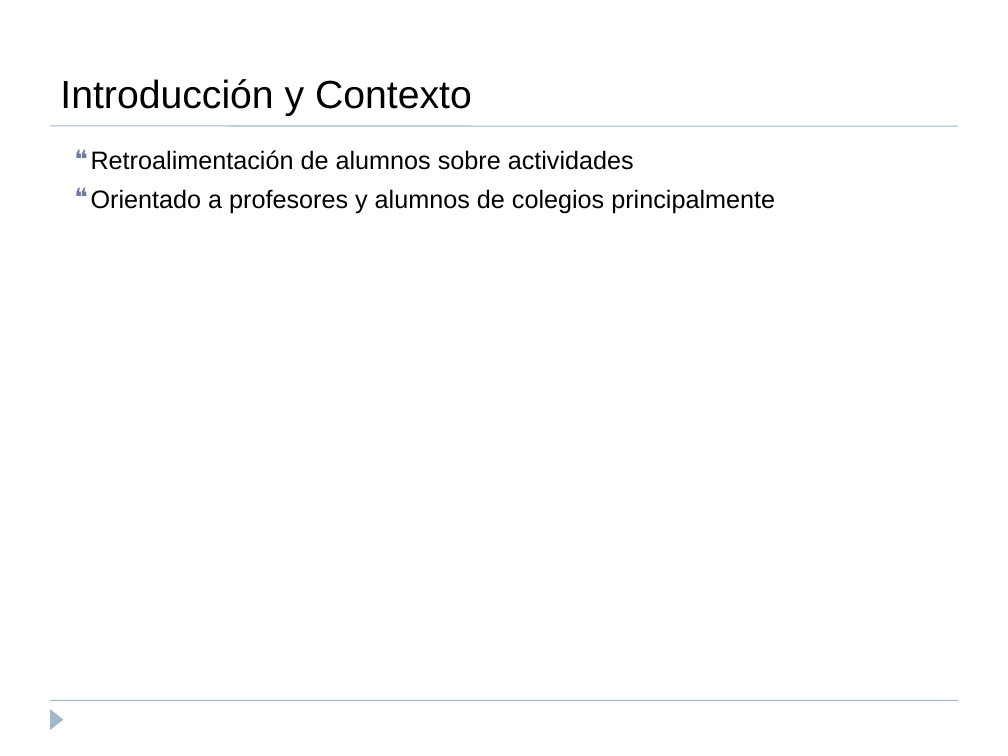
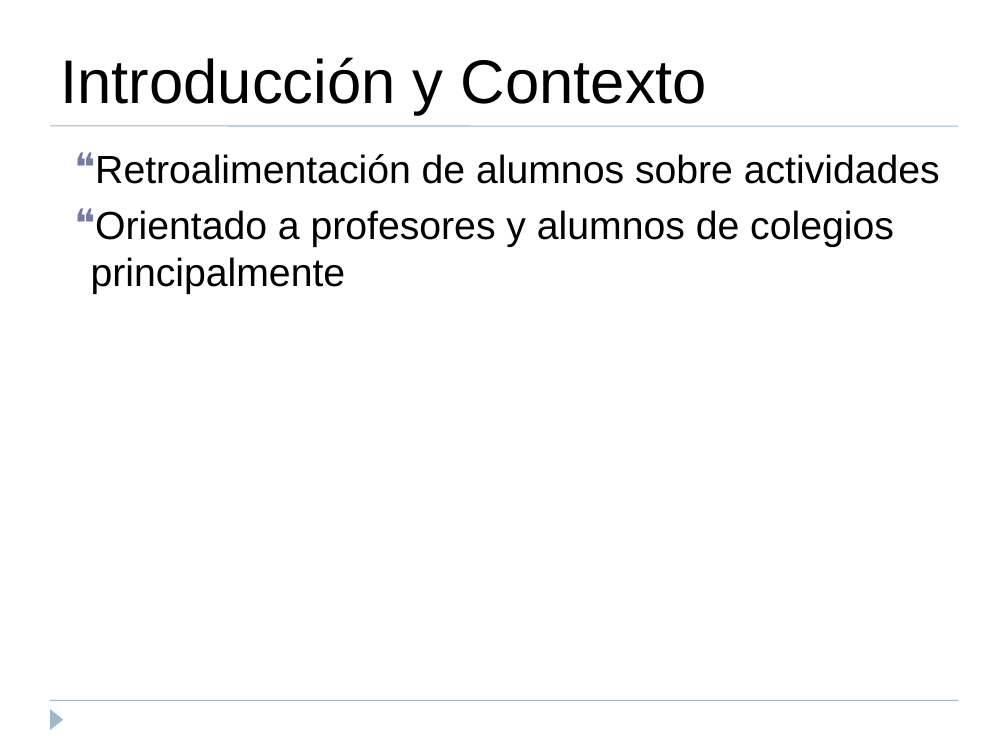
Before and after one commit to flizana/iic3143-proyecto-g8, a slide deck: slide 2 of FeedMe/presentacion_inception.ppt. Drawn at 1008x756 pixels with LibreOffice and Linux fonts; fonts in the diff are those of the drawing. Boxes give left, top, right and bottom in pixels: in the first picture for what was removed or moved away, otherwise in the second. Text is boxed around its words. In the diff, an @@ line names an element or a change of style, - is before the commit and + after.

```diff
--- a/FeedMe/presentacion_inception.ppt
+++ b/FeedMe/presentacion_inception.ppt
@@ title "Introducción y Contexto" at box(60, 57, 707, 115): size 28 to 44 pt @@
@@ text "Retroalimentación de alumnos sobre actividades" at box(91, 154, 940, 294): size 18 to 28 pt @@
```
Also in this commit, not shown: 6 other slides changed, 1 slide added, 1 slide removed.
